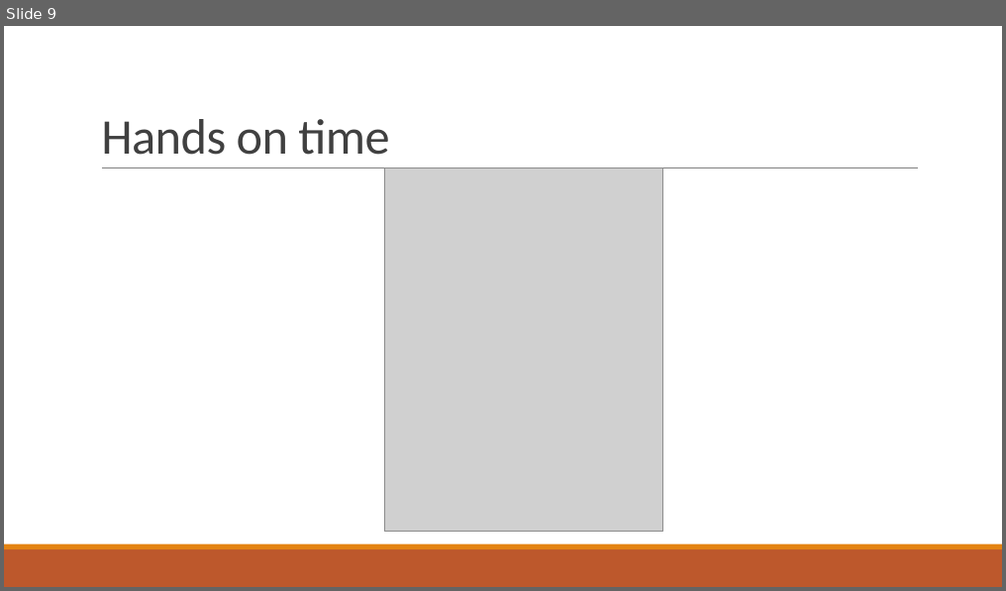
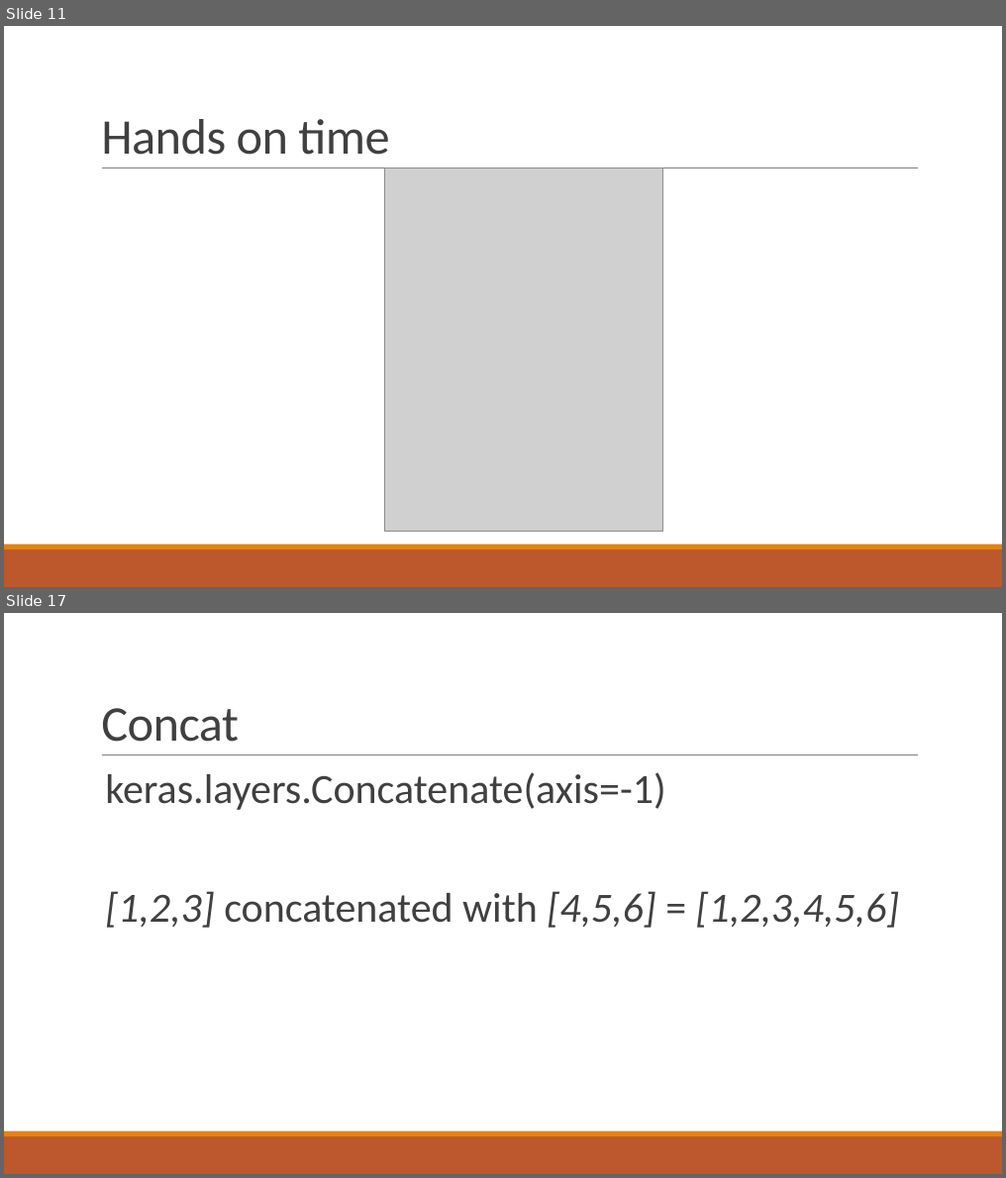
Before and after one commit to goolig/neural_collaborative_filtering, a slide deck: Hands-on slides.pptx. Shown one above the other, each under a label of ours: slide 9 before the commit, slides 11 and 17 after it; the slides between them are not shown. The pictures are 1006x591 and 1006x1178 pixels, drawn with LibreOffice and Linux fonts; fonts in the diff are those of the drawing; grey boxes stand for pictures. Boxes give left, top, right and bottom in pixels: in the first picture for what was removed or moved away, otherwise in the second. Text is boxed around its words. In the diff, an @@ line names an element or a change of style, - is before the commit and + after.

```diff
--- a/Hands-on slides.pptx
+++ b/Hands-on slides.pptx
@@ slide 17 added at (4, 613, 1002, 1174), background #FFFFFF; not listed: 3 template elements that a slide beside it also shows @@
@@ title added at (101, 708, 239, 742), 48 pt, text #404040 @@
+Concat
@@ text added at (105, 772, 899, 928), 40 pt, text #404040 @@
+  keras.layers.Concatenate(axis=-1)
+  [1,2,3] concatenated with [4,5,6] = [1,2,3,4,5,6]
@@ what was slide 9 is now slide 11 @@
```
Also in this commit, not shown: 1 slide changed, 7 other slides added, 3 other files.
